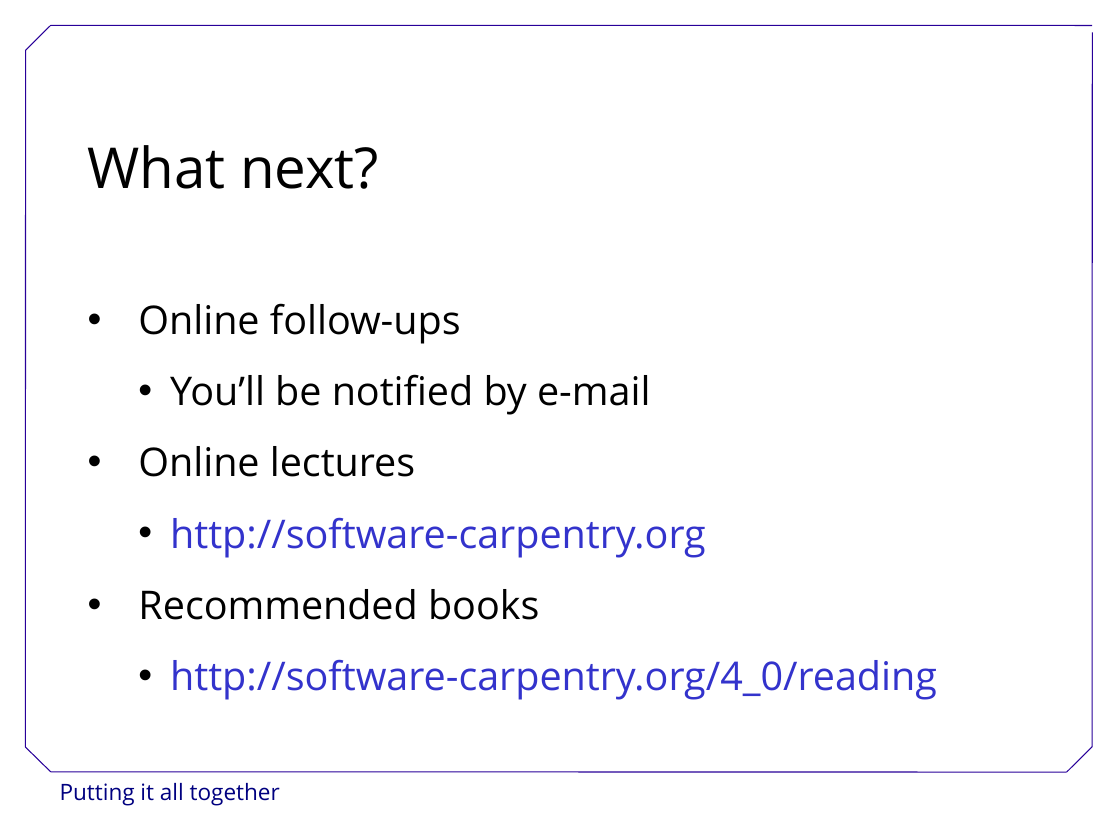
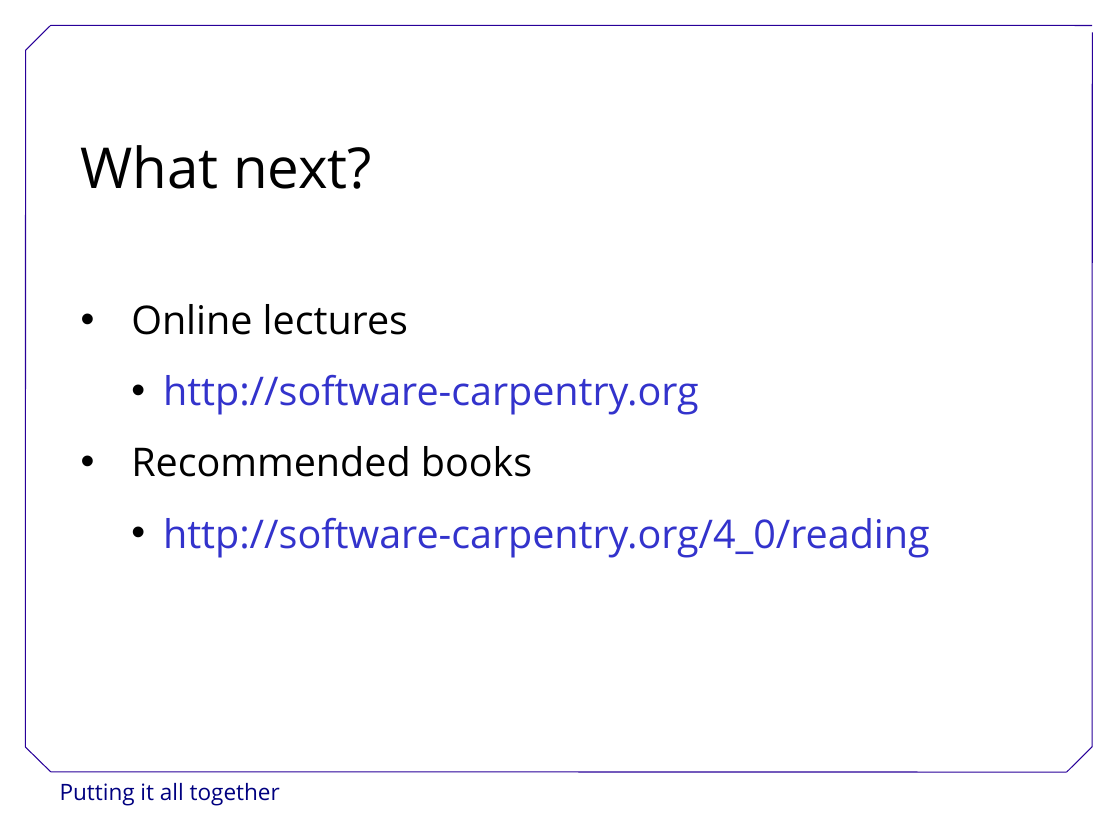
Before and after one commit to swcarpentry/DEPRECATED-boot-camps, a slide deck: slide 28 of CarpentryConclusions.ppt. Drawn at 1120x840 pixels with LibreOffice and Linux fonts; fonts in the diff are those of the drawing; background and template pictures are left out. Boxes give left, top, right and bottom in pixels: in the first picture for what was removed or moved away, otherwise in the second. Text is boxed around its words. In the diff, an @@ line names an element or a change of style, - is before the commit and + after.

```diff
--- a/CarpentryConclusions.ppt
+++ b/CarpentryConclusions.ppt
@@ text "What next?": place and size @@
-text "What next?" at box(88, 145, 937, 700)
+text "What next?" at box(81, 145, 930, 558)
@@ text at box(138, 303, 650, 415): paragraphs removed @@
-• Online follow-ups
-  • You’ll be notified by e-mail
```
Also in this commit, not shown: 6 other files.
